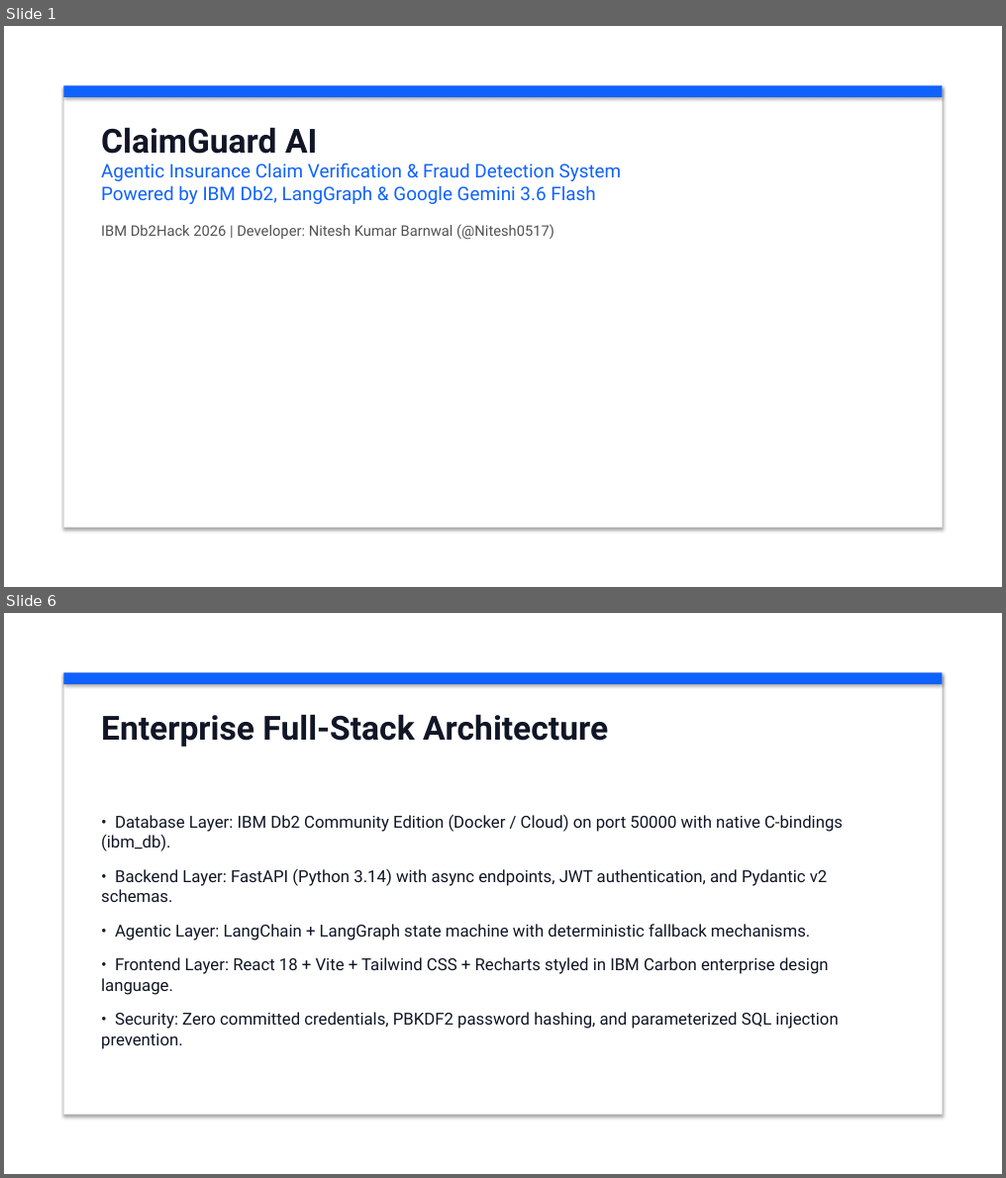
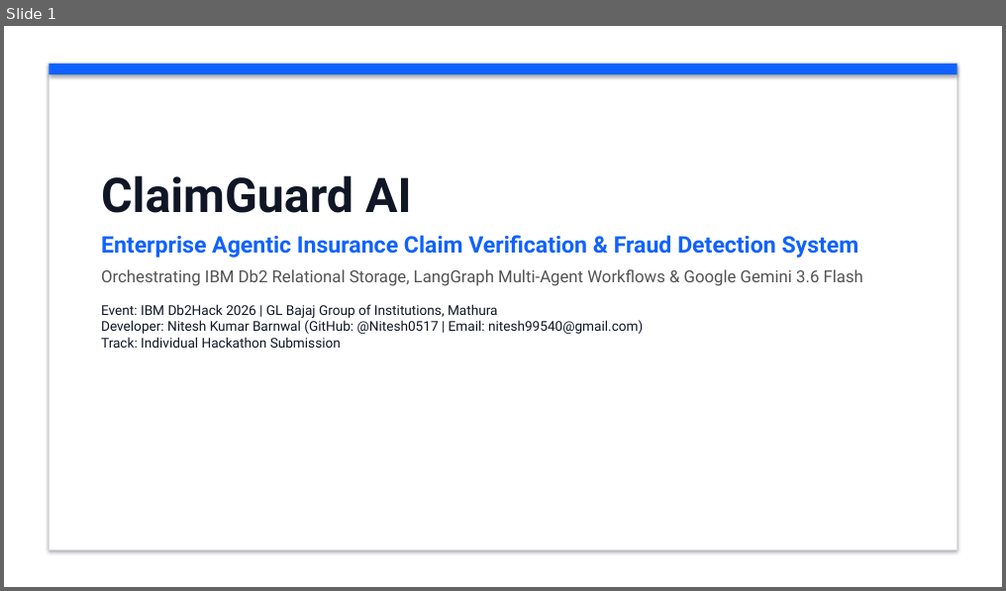
Before and after one commit to KunalGolaIBM/IBM_Db2_TechX_Project_Submission, a slide deck: submissions/claimguard-ai/docs/ClaimGuard_AI_Pitch_Deck.pptx. Shown one above the other, each under a label of ours: slides 1 and 6 before the commit, slide 1 after it; the slides between them are not shown. The pictures are 1006x1178 and 1006x591 pixels, drawn with LibreOffice and Linux fonts; fonts in the diff are those of the drawing. Boxes give left, top, right and bottom in pixels: in the first picture for what was removed or moved away, otherwise in the second. Text is boxed around its words. In the diff, an @@ line names an element or a change of style, - is before the commit and + after.

Commit message:
docs(claimguard-ai): update pitch deck with embedded screenshots and architecture PDF

```diff
--- a/submissions/claimguard-ai/docs/ClaimGuard_AI_Pitch_Deck.pptx
+++ b/submissions/claimguard-ai/docs/ClaimGuard_AI_Pitch_Deck.pptx
@@ slide 6 removed at bbox=[4, 613, 1002, 1174], background #FFFFFF @@
@@ rectangle removed at bbox=[63, 672, 943, 1115] @@
@@ rectangle removed at bbox=[63, 672, 943, 684] @@
@@ text removed at bbox=[101, 714, 608, 747] @@
-Enterprise Full-Stack Architecture
@@ text removed at bbox=[101, 814, 843, 1050] @@
-• Database Layer: IBM Db2 Community Edition (Docker / Cloud) on port 50000 with native C-bindings (ibm_db).
-• Backend Layer: FastAPI (Python 3.14) with async endpoints, JWT authentication, and Pydantic v2 schemas.
-• Agentic Layer: LangChain + LangGraph state machine with deterministic fallback mechanisms.
-• Frontend Layer: React 18 + Vite + Tailwind CSS + Recharts styled in IBM Carbon enterprise design language.
-• Security: Zero committed credentials, PBKDF2 password hashing, and parameterized SQL injection prevention.
@@ slide 1 changed as well @@
@@ rectangle: place and size @@
-rectangle at bbox=[63, 85, 943, 97]
+rectangle at bbox=[49, 64, 957, 75]
@@ rectangle: place and size @@
-rectangle at bbox=[63, 85, 943, 528]
+rectangle at bbox=[49, 64, 957, 550]
@@ rectangle at bbox=[49, 64, 957, 550]: outline #E0E0E0 1 pt to #DCE0E6 0.75 pt @@
@@ text "ClaimGuard AI": place and size @@
-text "ClaimGuard AI" at bbox=[101, 127, 622, 239]
+text "ClaimGuard AI" at bbox=[101, 175, 863, 348]
@@ text at bbox=[101, 175, 412, 213]: size 32 to 46 pt in "ClaimGuard AI" @@
@@ text at bbox=[101, 235, 863, 348]: text changed; size 18 to 13 pt; text colour #0F62FE to #101626 @@
-Agentic Insurance Claim Verification & Fraud Detection System
-Powered by IBM Db2, LangGraph & Google Gemini 3.6 Flash
-IBM Db2Hack 2026 | Developer: Nitesh Kumar Barnwal (@Nitesh0517)
+Enterprise Agentic Insurance Claim Verification & Fraud Detection System
+Orchestrating IBM Db2 Relational Storage, LangGraph Multi-Agent Workflows & Google Gemini 3.6 Flash
+Event: IBM Db2Hack 2026 | GL Bajaj Group of Institutions, Mathura
+Developer: Nitesh Kumar Barnwal (GitHub: @Nitesh0517 | Email: nitesh99540@gmail.com)
+Track: Individual Hackathon Submission
```
Also in this commit, not shown: 2 other slides changed, 7 slides added, 4 other slides removed, 1 other file.
